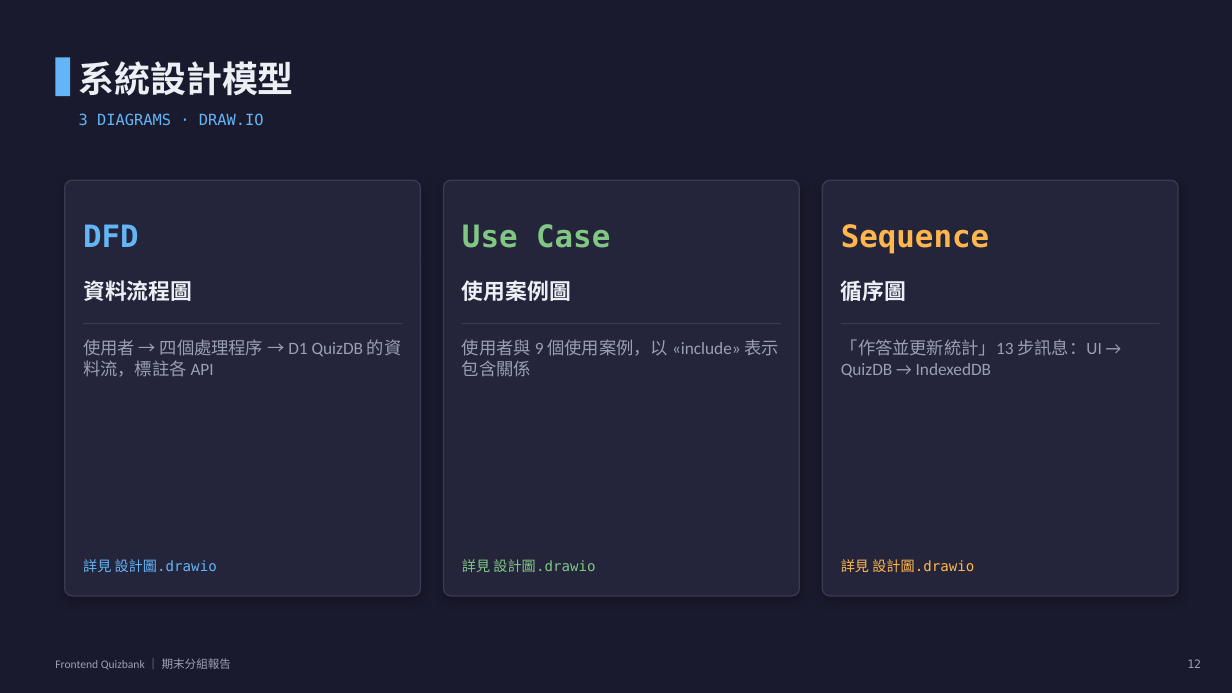
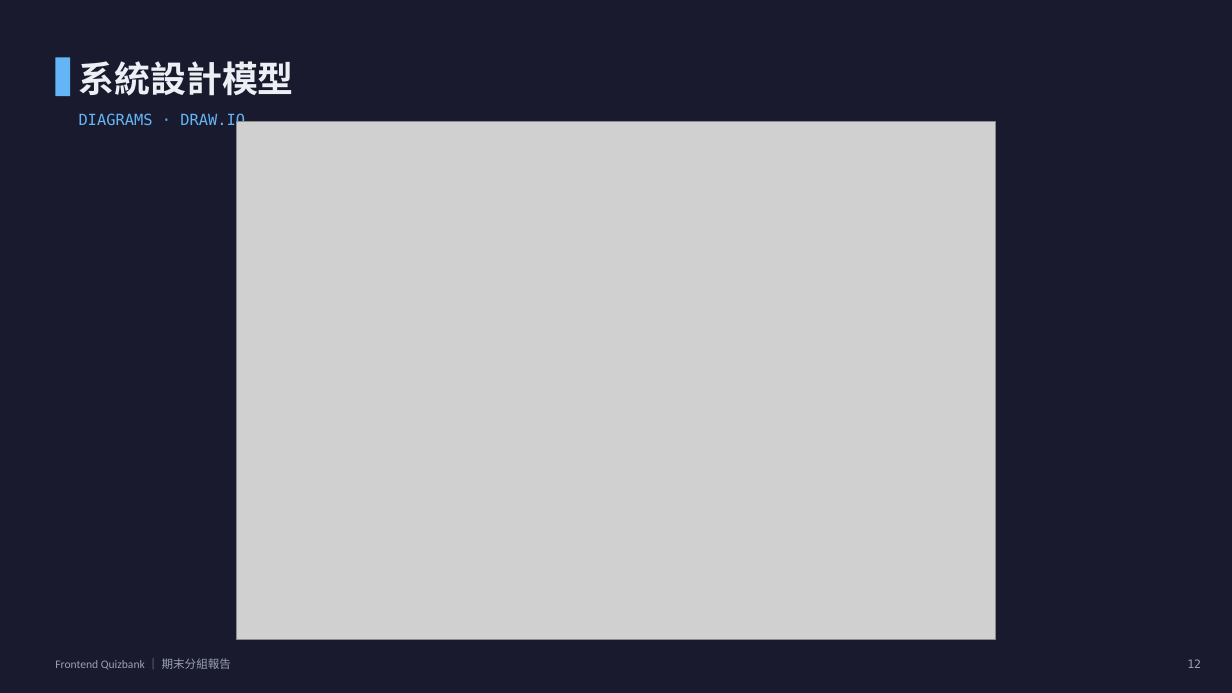
Before and after one commit to chuan13/frontend-quizbank, a slide deck: slide 12 of docs/期末報告_FrontendQuizbank.pptx. Drawn at 1232x693 pixels with LibreOffice and Linux fonts; fonts in the diff are those of the drawing; grey boxes stand for pictures. Boxes give left, top, right and bottom in pixels: in the first picture for what was removed or moved away, otherwise in the second. Text is boxed around its words. In the diff, an @@ line names an element or a change of style, - is before the commit and + after.

```diff
--- a/docs/期末報告_FrontendQuizbank.pptx
+++ b/docs/期末報告_FrontendQuizbank.pptx
@@ text at box(79, 113, 245, 130): text changed @@
-3 DIAGRAMS · DRAW.IO
+DIAGRAMS · DRAW.IO
@@ picture added at box(237, 122, 996, 640) @@
@@ rounded rectangle removed at box(65, 180, 421, 596) @@
@@ rounded rectangle removed at box(444, 180, 799, 596) @@
@@ rounded rectangle removed at box(823, 180, 1178, 596) @@
@@ text removed at box(83, 224, 139, 247) @@
-DFD
@@ text removed at box(462, 224, 610, 248) @@
-Use Case
@@ text removed at box(841, 224, 989, 254) @@
-Sequence
@@ text removed at box(83, 280, 192, 301) @@
-資料流程圖
@@ text removed at box(462, 280, 571, 301) @@
-使用案例圖
@@ text removed at box(841, 280, 907, 301) @@
-循序圖
@@ line removed from (83, 323) to (402, 323) @@
@@ line removed from (462, 323) to (781, 323) @@
@@ line removed from (841, 323) to (1160, 323) @@
@@ text removed at box(83, 339, 402, 377) @@
-使用者 → 四個處理程序 → D1 QuizDB 的資料流，標註各 API
@@ text removed at box(462, 339, 780, 377) @@
-使用者與 9 個使用案例，以 «include» 表示包含關係
@@ text removed at box(841, 339, 1101, 377) @@
-「作答並更新統計」13 步訊息：UI → QuizDB → IndexedDB
@@ text removed at box(83, 559, 217, 572) @@
-詳見 設計圖.drawio
@@ text removed at box(462, 559, 595, 572) @@
-詳見 設計圖.drawio
@@ text removed at box(841, 559, 974, 572) @@
-詳見 設計圖.drawio
```
Also in this commit, not shown: 7 other slides changed, 1 slide removed, 5 other files.
